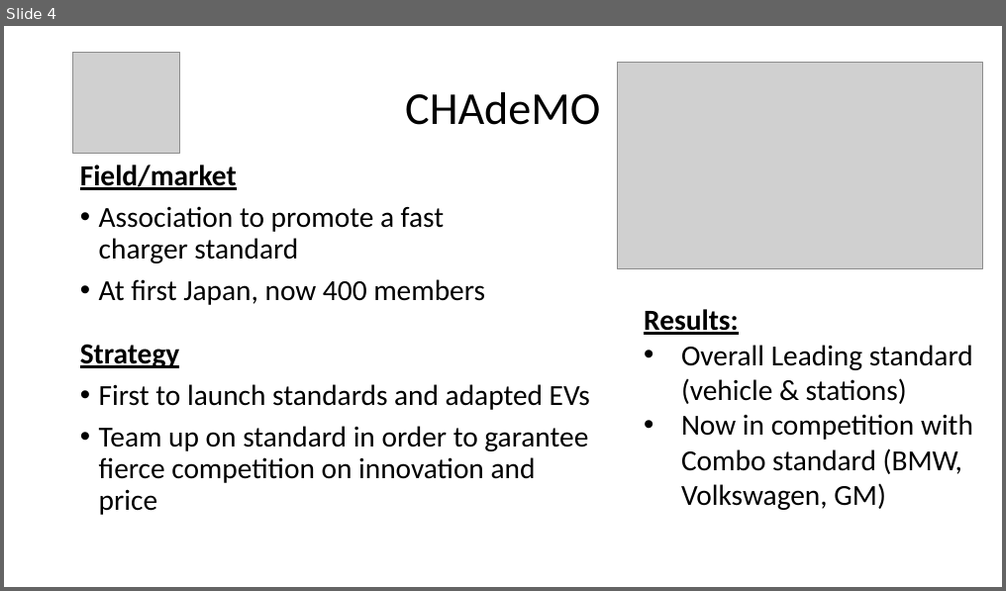
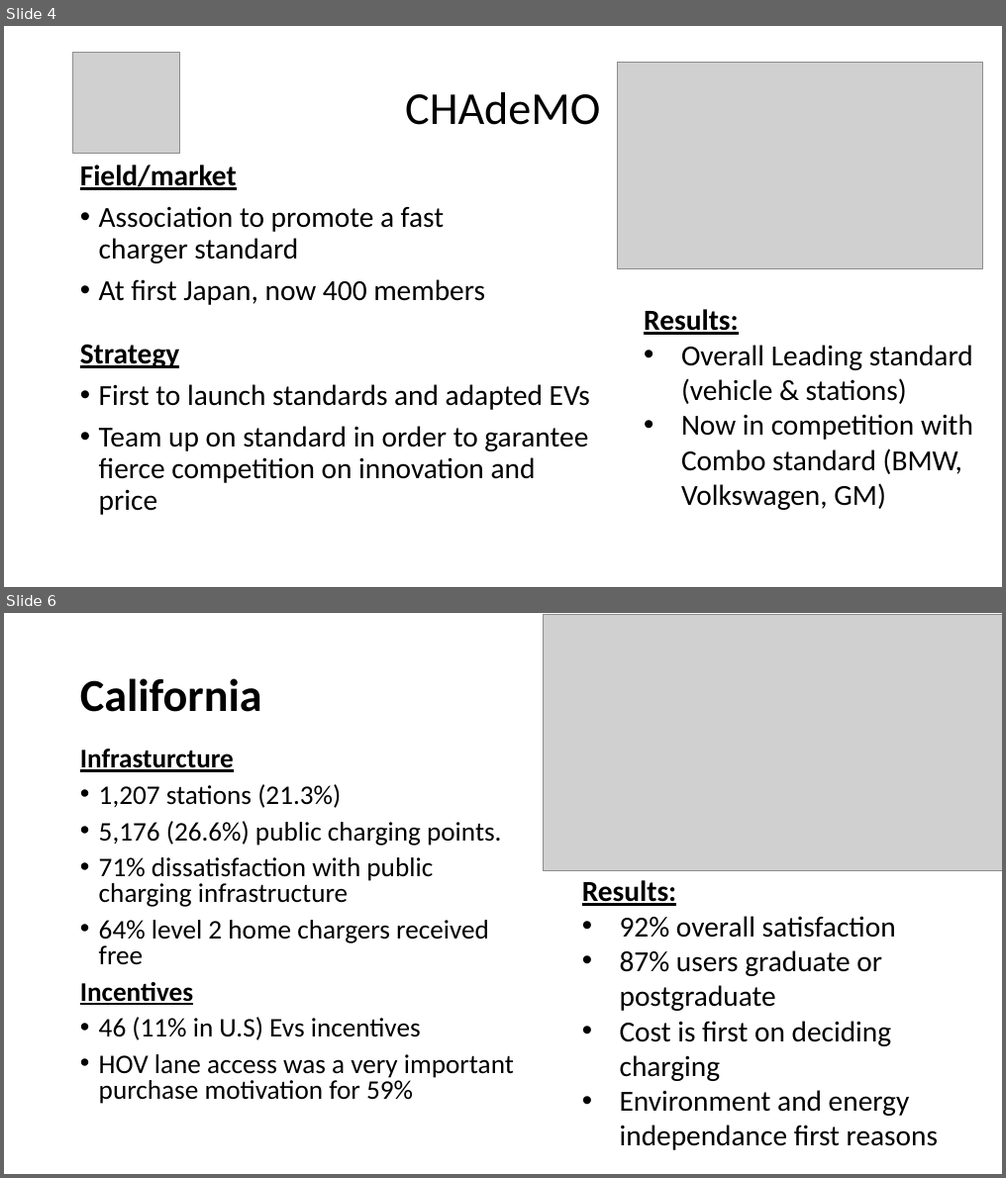
Before and after one commit to VincentHenric/GMS_group5, a slide deck: Class Presentations/3rd-presentation/PPT 13 05.pptx. Shown one above the other, each under a label of ours: slide 4 before the commit, slides 4 and 6 after it; the slides between them are not shown. The pictures are 1006x591 and 1006x1178 pixels, drawn with LibreOffice and Linux fonts; fonts in the diff are those of the drawing; grey boxes stand for pictures. Boxes give left, top, right and bottom in pixels: in the first picture for what was removed or moved away, otherwise in the second. Text is boxed around its words. In the diff, an @@ line names an element or a change of style, - is before the commit and + after.

```diff
--- a/Class Presentations/3rd-presentation/PPT 13 05.pptx
+++ b/Class Presentations/3rd-presentation/PPT 13 05.pptx
@@ slide 6 added at (x1=4, y1=613, x2=1002, y2=1174), background #FFFFFF @@
@@ picture added at (x1=543, y1=614, x2=1002, y2=871) @@
@@ title added at (x1=80, y1=678, x2=262, y2=712), 44 pt, text #000000, bold @@
+California
@@ text added at (x1=80, y1=749, x2=514, y2=1104), 25.9 pt, text #000000 @@
+Infrasturcture
+• 1,207 stations (21.3%)
+• 5,176 (26.6%) public charging points.
+• 71% dissatisfaction with public charging infrastructure
+• 64% level 2 home chargers received free
+Incentives
+• 46 (11% in U.S) Evs incentives
+• HOV lane access was a very important purchase motivation for 59%
@@ text added at (x1=582, y1=880, x2=938, y2=1151), 28 pt, text #000000 @@
+Results:
+• 92% overall satisfaction
+• 87% users graduate or postgraduate
+• Cost is first on deciding charging
+• Environment and energy independance first reasons
```
Also in this commit, not shown: 1 slide changed, 2 other slides added, 7 other files.
